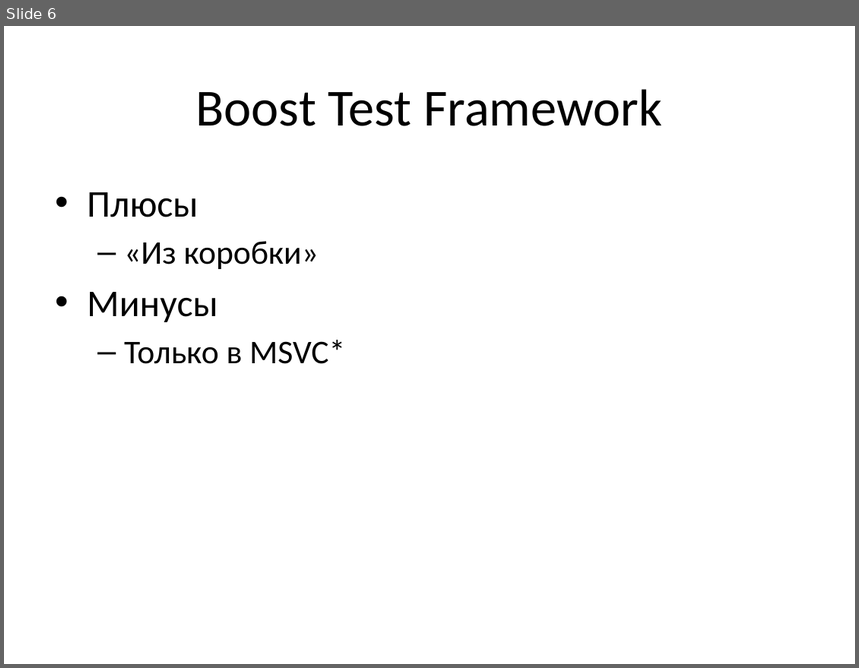
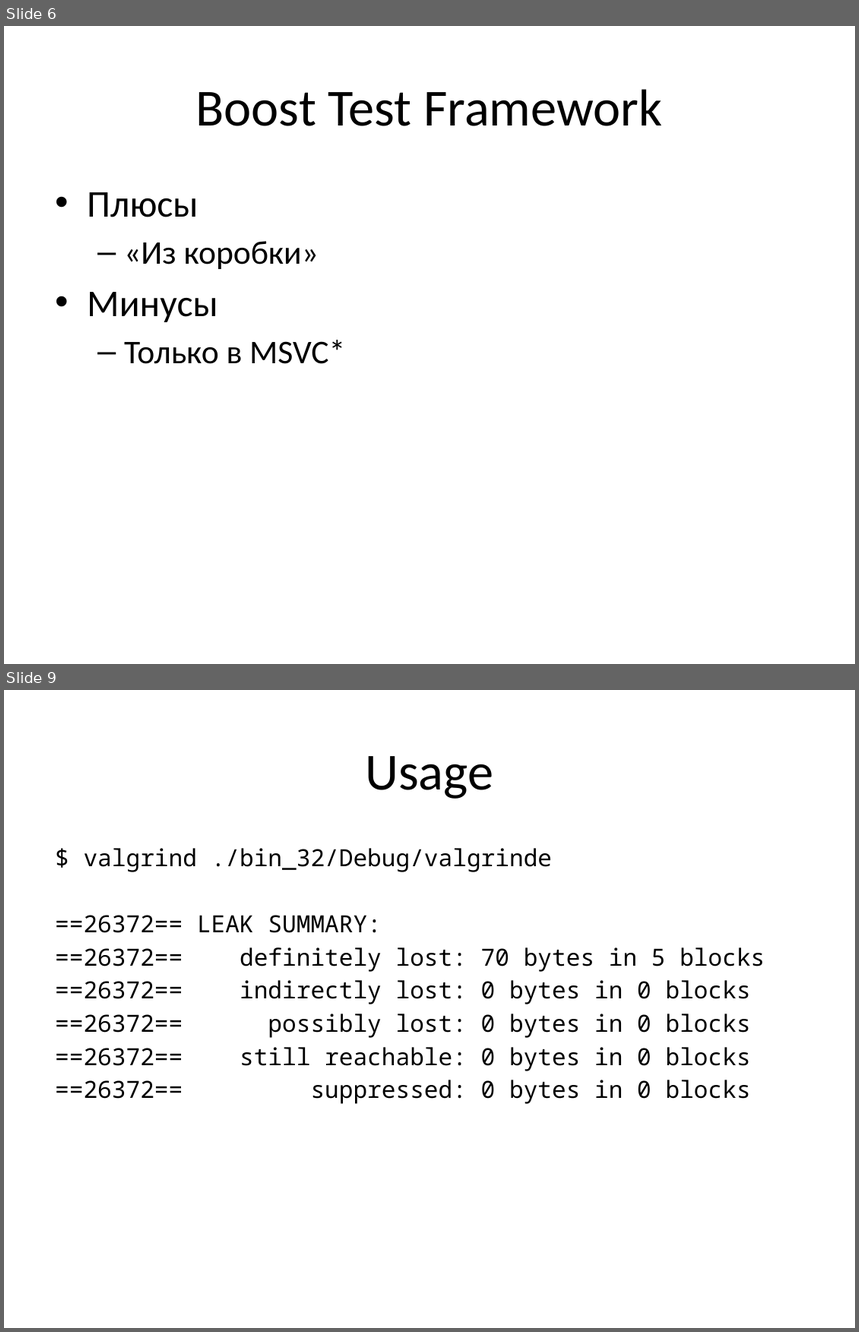
Before and after one commit to russov/cpp_craft_1013, a slide deck: lections/cpp_craft_lec_7_pre.pptx. Shown one above the other, each under a label of ours: slide 6 before the commit, slides 6 and 9 after it; the slides between them are not shown. The pictures are 859x668 and 859x1332 pixels, drawn with LibreOffice and Linux fonts; fonts in the diff are those of the drawing. Boxes give left, top, right and bottom in pixels: in the first picture for what was removed or moved away, otherwise in the second. Text is boxed around its words. In the diff, an @@ line names an element or a change of style, - is before the commit and + after.

```diff
--- a/lections/cpp_craft_lec_7_pre.pptx
+++ b/lections/cpp_craft_lec_7_pre.pptx
@@ slide 9 added at [4,690,855,1328], background #FFFFFF @@
@@ title added at [365,756,493,799], 44 pt, text #000000 @@
+Usage
@@ text added at [55,848,765,1104], 20 pt, text #000000 @@
+$ valgrind ./bin_32/Debug/valgrinde
+==26372== LEAK SUMMARY:
+==26372== definitely lost: 70 bytes in 5 blocks
+==26372== indirectly lost: 0 bytes in 0 blocks
+==26372== possibly lost: 0 bytes in 0 blocks
+==26372== still reachable: 0 bytes in 0 blocks
+==26372== suppressed: 0 bytes in 0 blocks
```
Also in this commit, not shown: 2 slides changed, 23 other slides added, 11 other files.
